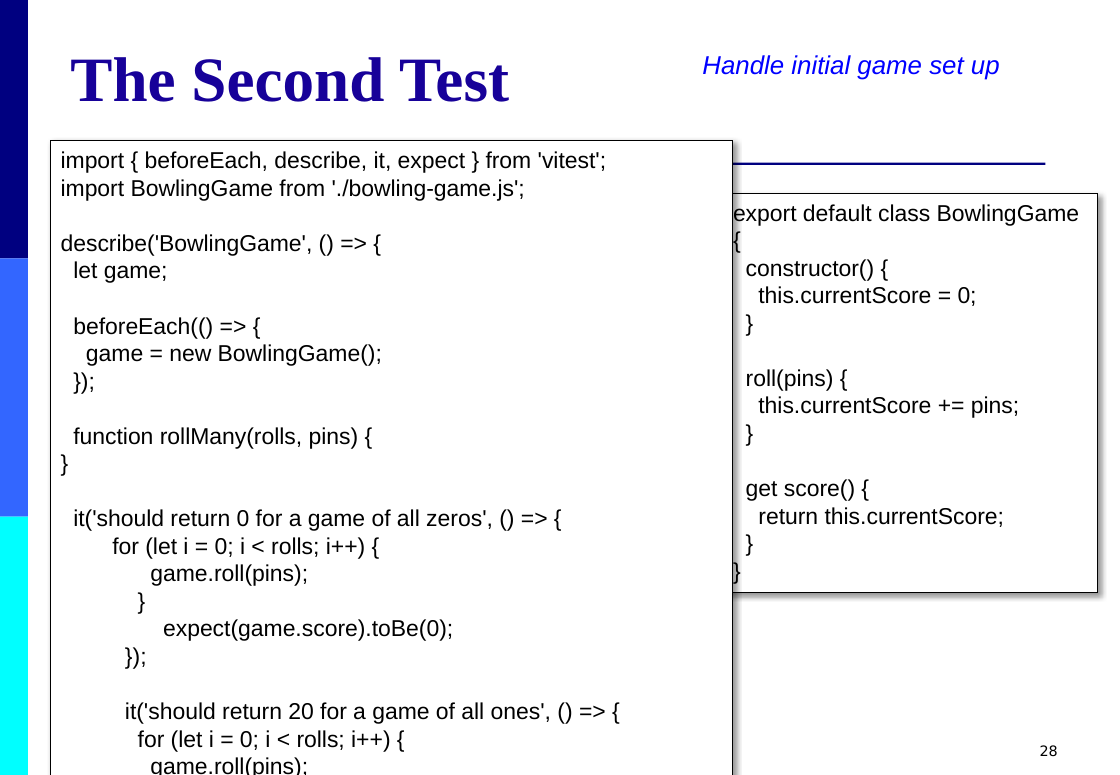
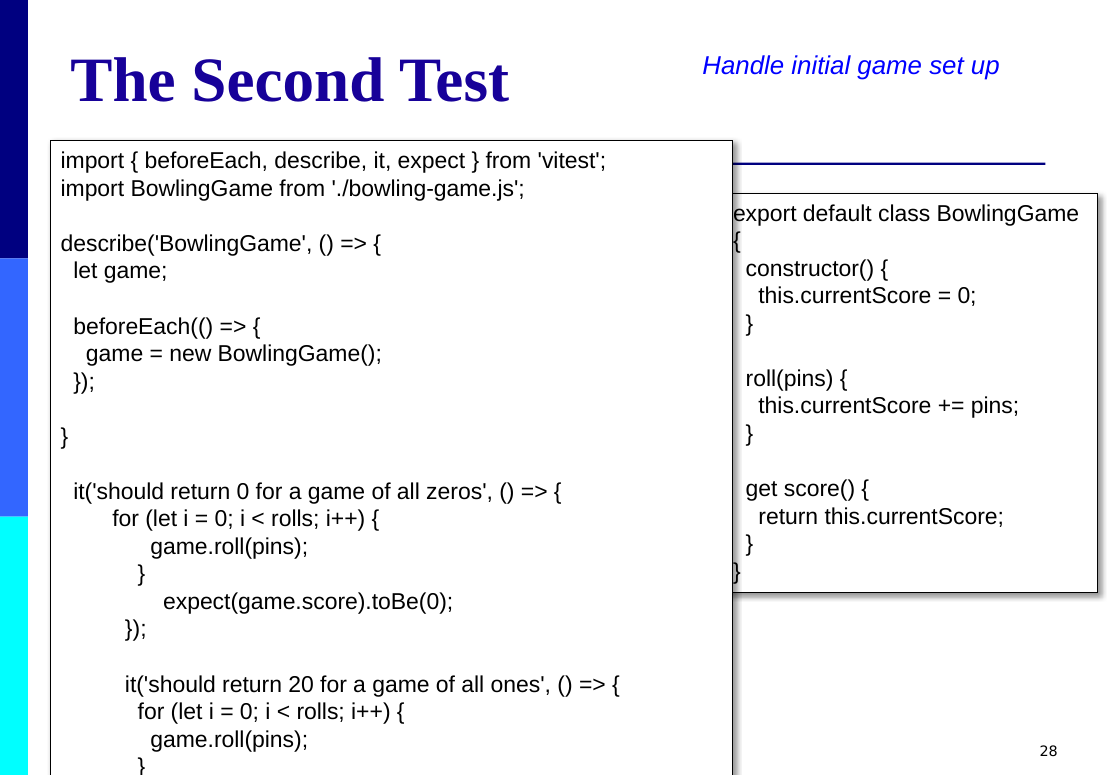
Before and after one commit to doingandlearning/bbc-tdd-march-2026, a slide deck: slide 28 of slides/04-TDD-Katas-JavaScript.pptx. Drawn at 1120x775 pixels with LibreOffice and Linux fonts; fonts in the diff are those of the drawing. Boxes give left, top, right and bottom in pixels: in the first picture for what was removed or moved away, otherwise in the second. Text is boxed around its words. In the diff, an @@ line names an element or a change of style, - is before the commit and + after.

```diff
--- a/slides/04-TDD-Katas-JavaScript.pptx
+++ b/slides/04-TDD-Katas-JavaScript.pptx
@@ text in rectangle at (x1=73, y1=427, x2=359, y2=449): paragraph removed @@
-function rollMany(rolls, pins) {
```
Also in this commit, not shown: 2 other slides changed, 1 other file.
